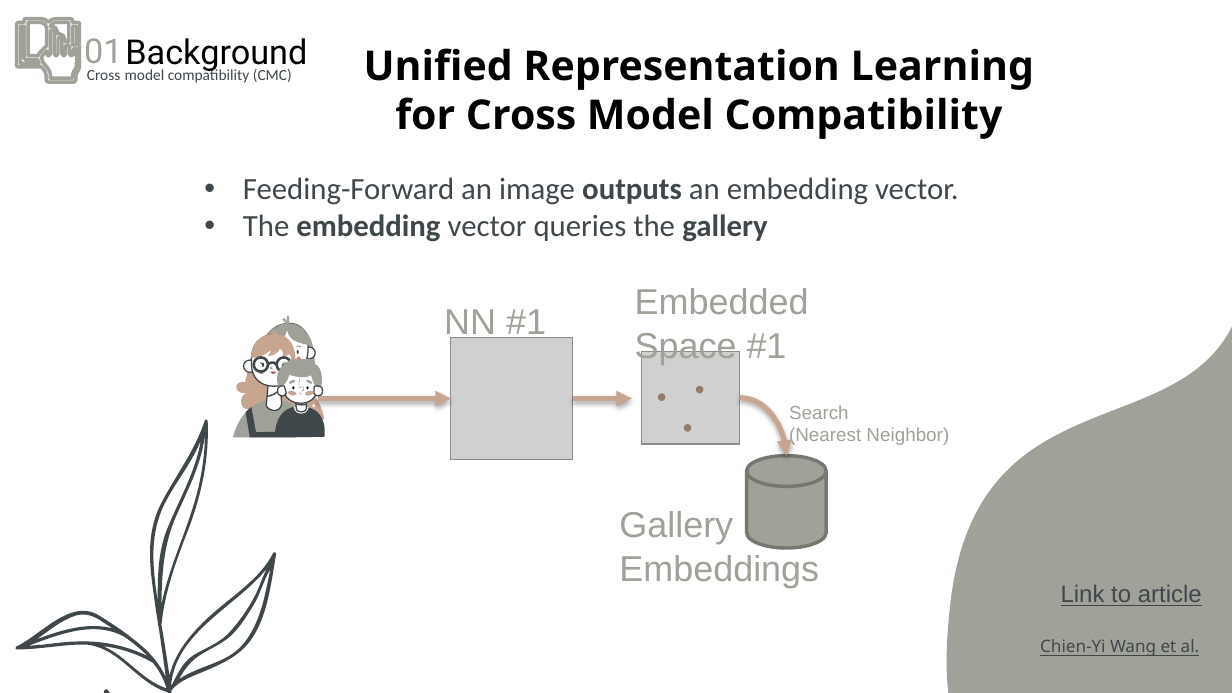
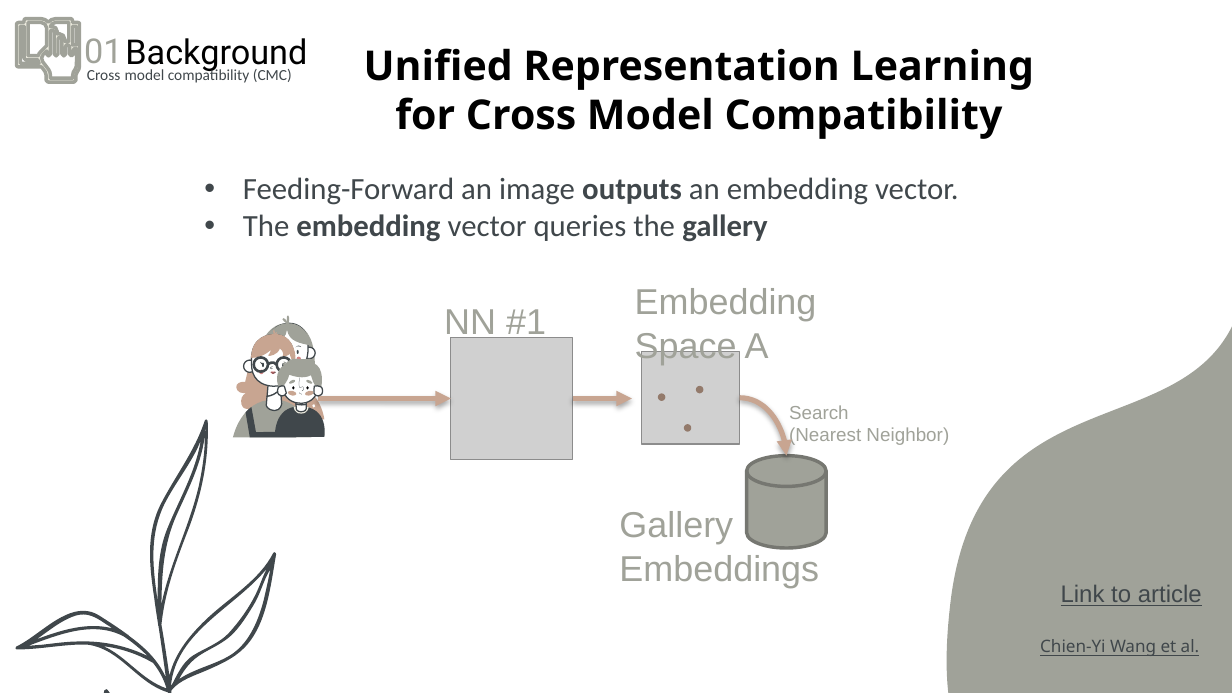
Before and after one commit to kariander1/FaceRecognition, a slide deck: slide 11 of Final Presentation.pptx. Drawn at 1232x693 pixels with LibreOffice and Linux fonts; fonts in the diff are those of the drawing; grey boxes stand for pictures. Boxes give left, top, right and bottom in pixels: in the first picture for what was removed or moved away, otherwise in the second. Text is boxed around its words. In the diff, an @@ line names an element or a change of style, - is before the commit and + after.

```diff
--- a/Final Presentation.pptx
+++ b/Final Presentation.pptx
@@ text at (635, 288, 817, 365): text changed @@
-Embedded Space #1
+Embedding Space A
```
Also in this commit, not shown: 20 other slides changed, 3 slides added, 3 slides removed.
